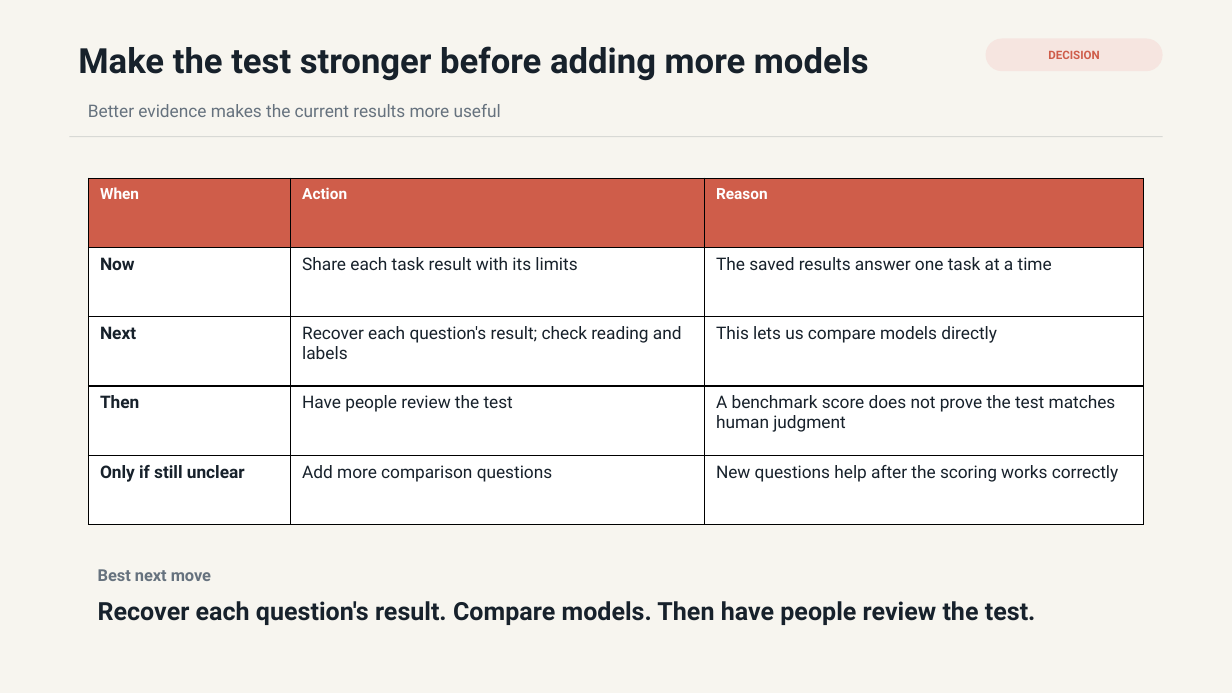
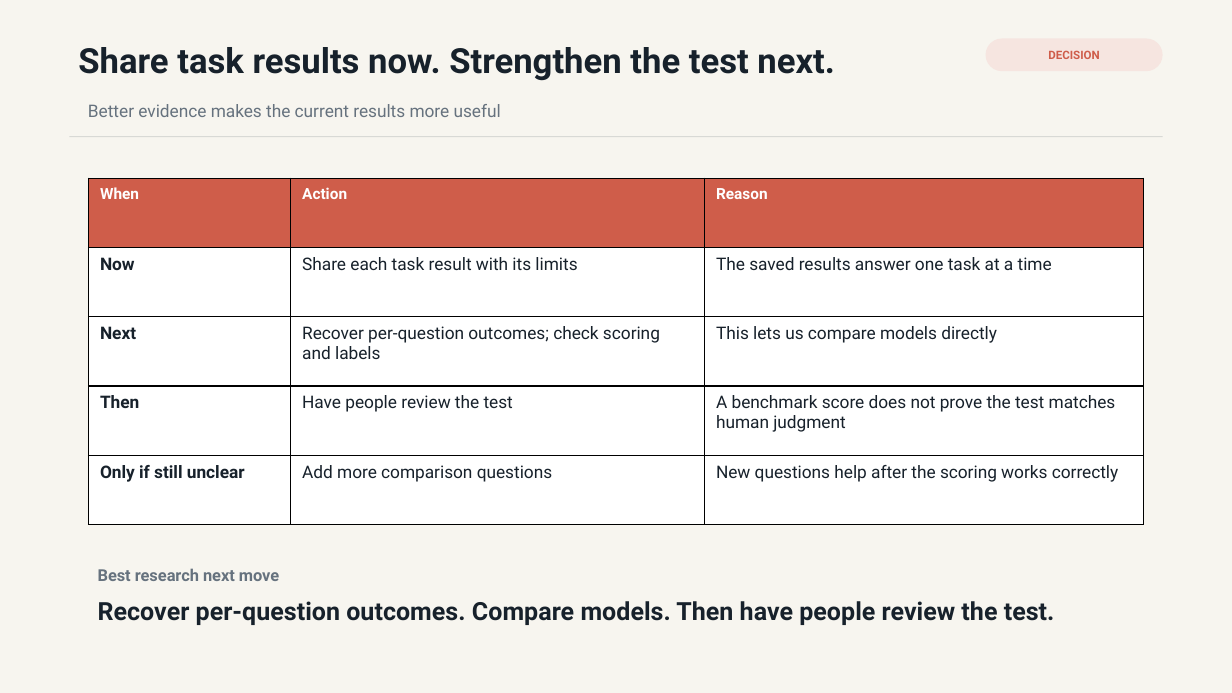
Before and after one commit to hanzhenzhujene/cei-moral-psychology-results-brief, a slide deck: slide 8 of slides/cei-moral-psychology-results-deck.pptx. Drawn at 1232x693 pixels with LibreOffice and Linux fonts; fonts in the diff are those of the drawing. Boxes give left, top, right and bottom in pixels: in the first picture for what was removed or moved away, otherwise in the second. Text is boxed around its words. In the diff, an @@ line names an element or a change of style, - is before the commit and + after.

```diff
--- a/slides/cei-moral-psychology-results-deck.pptx
+++ b/slides/cei-moral-psychology-results-deck.pptx
@@ text at [78, 47, 835, 81]: text changed @@
-Make the test stronger before adding more models
+Share task results now. Strengthen the test next.
@@ table at [89, 178, 1144, 525] @@
-row 3, column 2: Recover each question's result; check reading and labels
+row 3, column 2: Recover per-question outcomes; check scoring and labels
@@ text at [98, 568, 279, 581]: text changed @@
-Best next move
+Best research next move
@@ text at [98, 601, 1055, 625]: text changed @@
-Recover each question's result. Compare models. Then have people review the test.
+Recover per-question outcomes. Compare models. Then have people review the test.
```
Also in this commit, not shown: 4 other slides changed, 19 other files.
